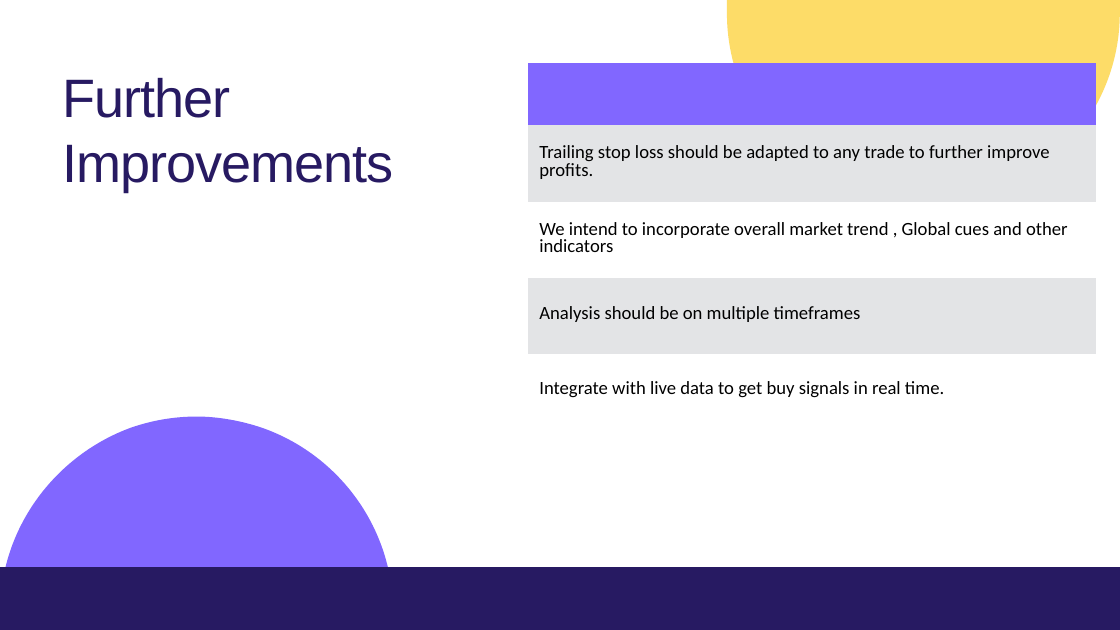
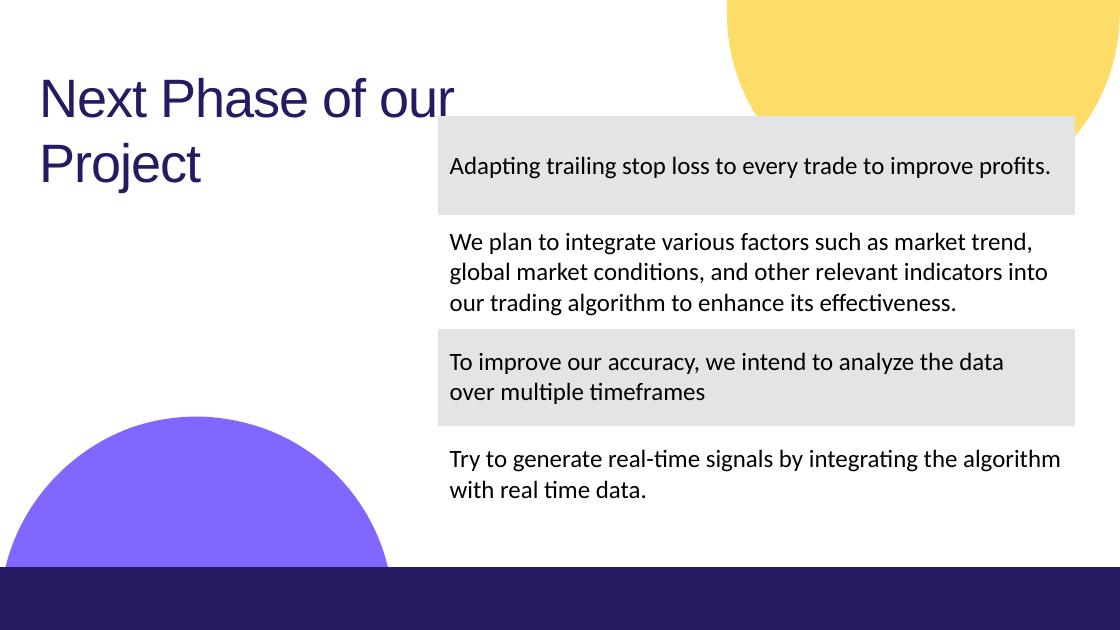
Before and after one commit to skrishna383/EMA-cross-detection, a slide deck: slide 9 of Algorithmic Trading.pptx. Drawn at 1120x630 pixels with LibreOffice and Linux fonts; fonts in the diff are those of the drawing. Boxes give left, top, right and bottom in pixels: in the first picture for what was removed or moved away, otherwise in the second. Text is boxed around its words. In the diff, an @@ line names an element or a change of style, - is before the commit and + after.

Commit message:
final changed to ppt

```diff
--- a/Algorithmic Trading.pptx
+++ b/Algorithmic Trading.pptx
@@ text at bbox=[40, 78, 455, 192]: text changed @@
-Further Improvements
+Next Phase of our Project
@@ table at bbox=[438, 116, 1075, 523] @@
-row 1: 
-row 2: Trailing stop loss should be adapted to any trade to further improve profits.
-row 3: We intend to incorporate overall market trend , Global cues and other indicators
-row 4: Analysis should be on multiple timeframes
-row 5: Integrate with live data to get buy signals in real time.
+row 1: Adapting trailing stop loss to every trade to improve profits.
+row 2: We plan to integrate various factors such as market trend, global market conditions, and other relevant indicators into our trading algorithm to enhance its effectiveness.
+row 3: To improve our accuracy, we intend to analyze the data over multiple timeframes
+row 4: Try to generate real-time signals by integrating the algorithm with real time data.
@@ table: place and size @@
-table at bbox=[528, 63, 1096, 429]
+table at bbox=[438, 116, 1075, 523]
```
Also in this commit, not shown: 1 other slide changed.
